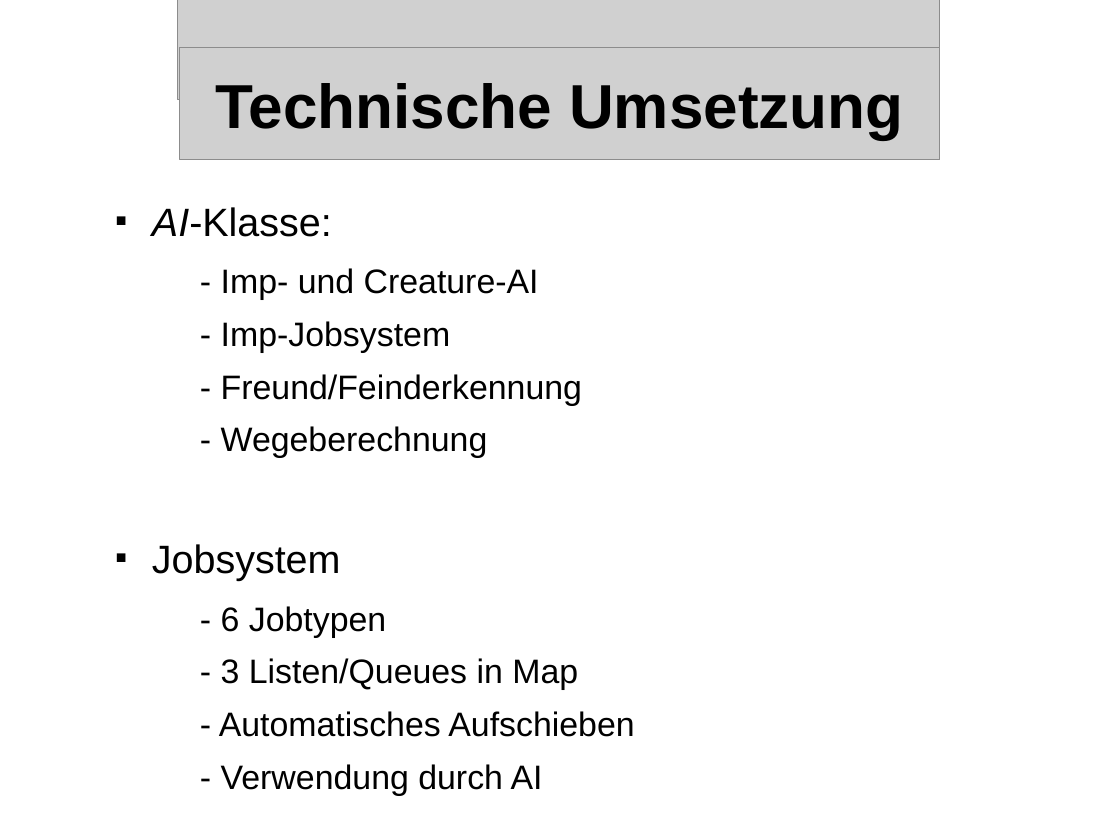
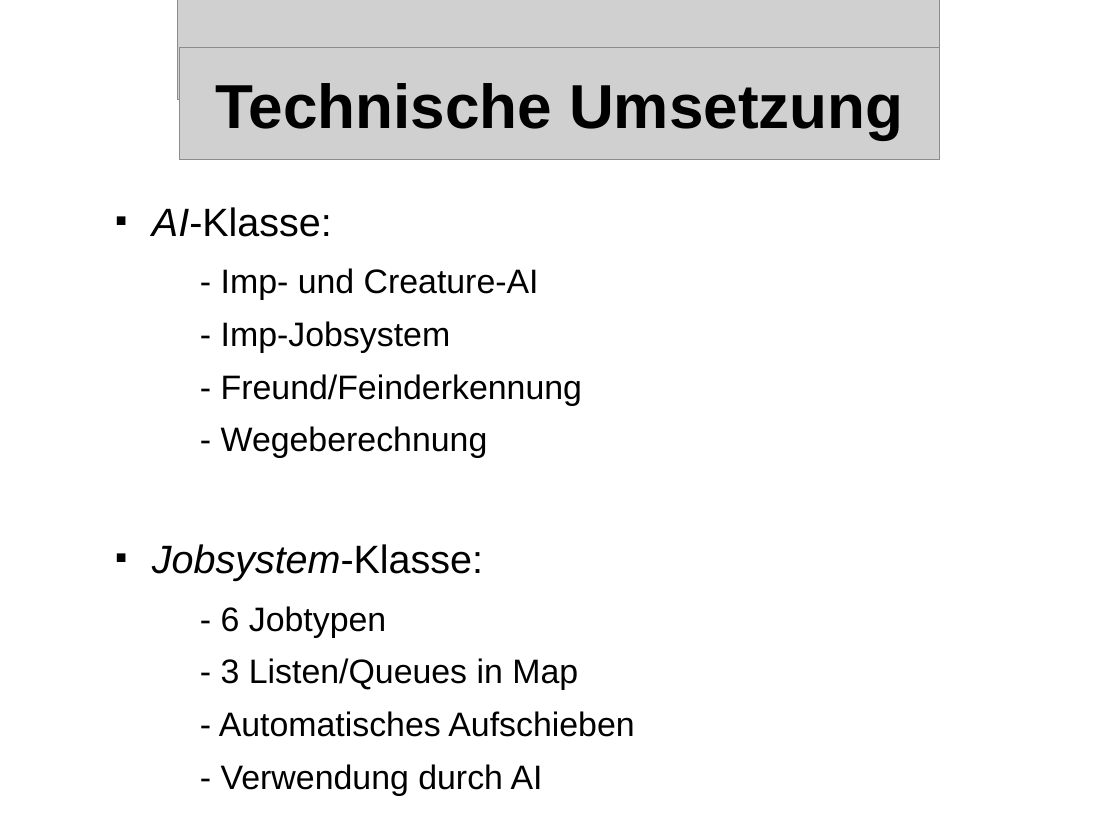
Before and after one commit to streber91/3D-Game-Project, a slide deck: slide 10 of Documents/Präsentationen/Underlord Abschlusspräsentation.odp. Drawn at 1120x840 pixels with LibreOffice and Linux fonts; fonts in the diff are those of the drawing; grey boxes stand for pictures; background and template pictures are left out. Boxes give left, top, right and bottom in pixels: in the first picture for what was removed or moved away, otherwise in the second. Text is boxed around its words. In the diff, an @@ line names an element or a change of style, - is before the commit and + after.

Commit message:
- Fixed Presentation

```diff
--- a/Documents/Präsentationen/Underlord Abschlusspräsentation.odp
+++ b/Documents/Präsentationen/Underlord Abschlusspräsentation.odp
@@ text at box(152, 544, 483, 581): text changed; italic on @@
-  ■ Jobsystem
+  ■ Jobsystem-Klasse:
```
